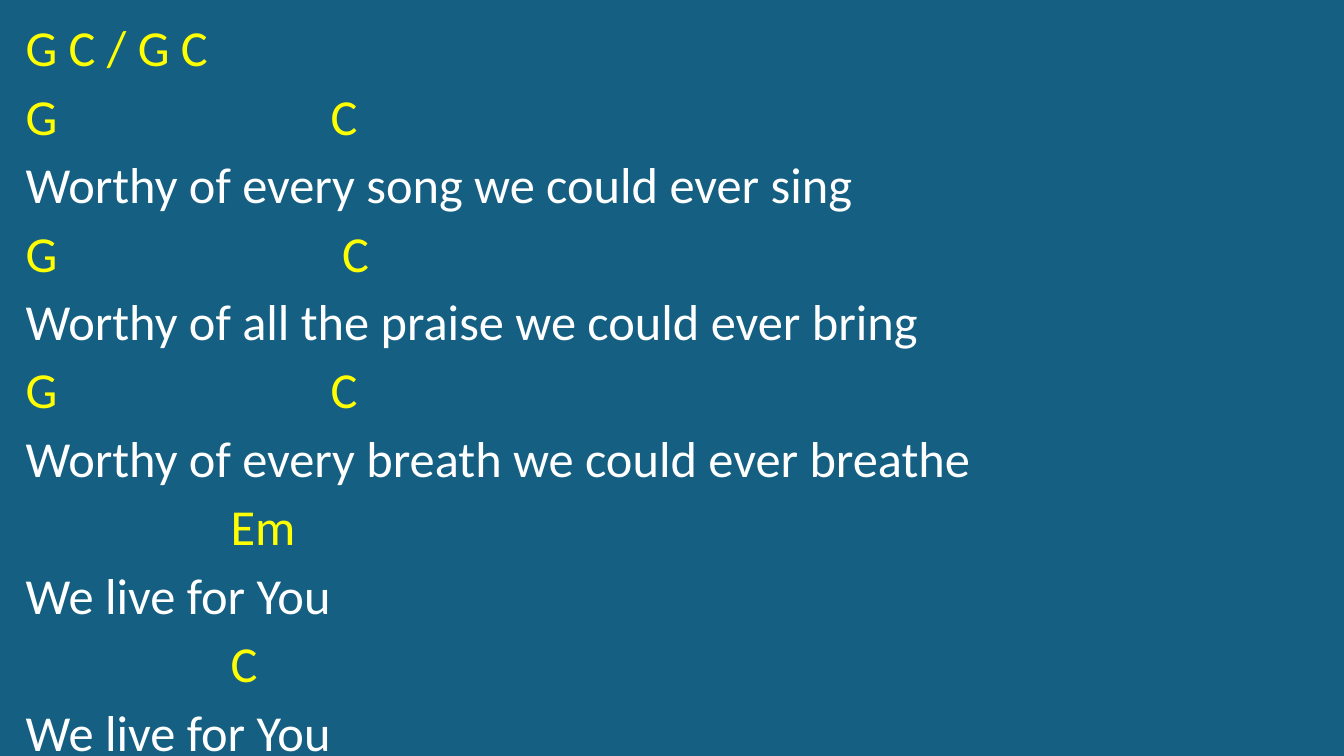
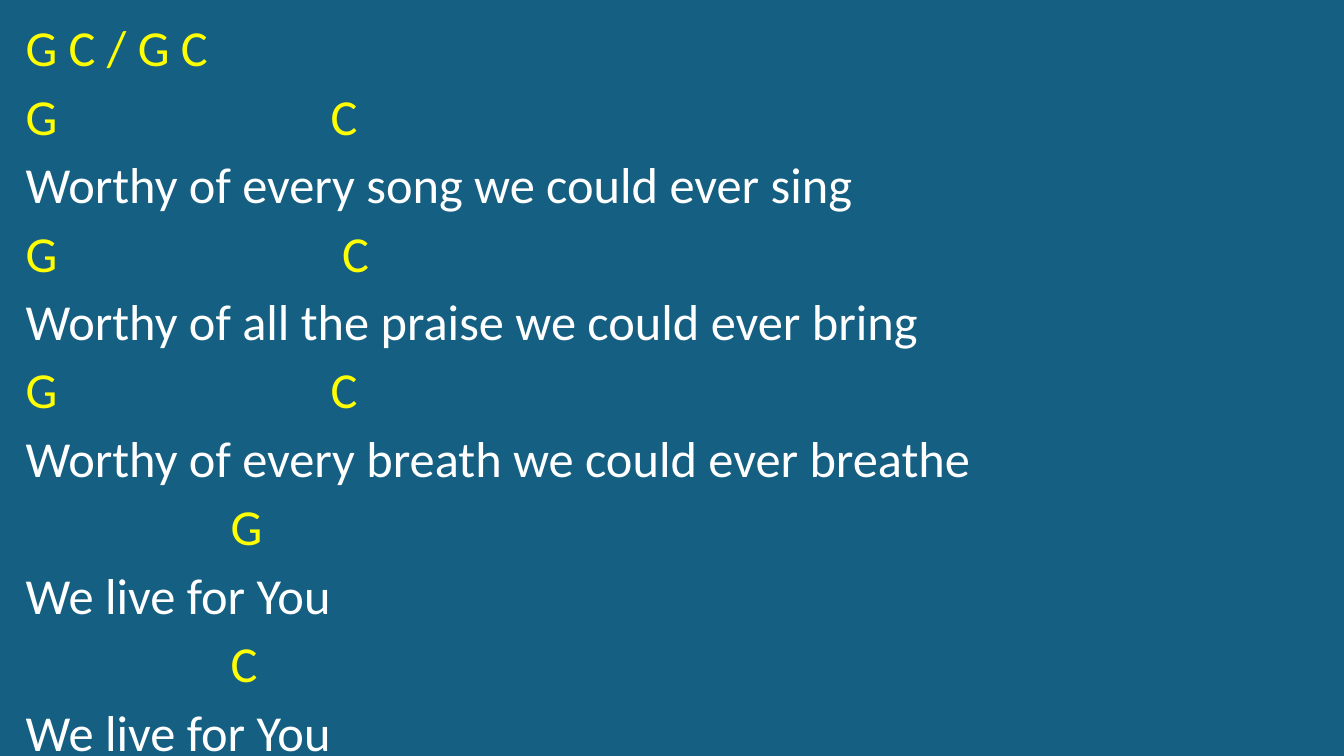
Before and after one commit to kendall412/worship, a slide deck: slide 2 of set/2026-06-21 El Camino Baptist Church-CH.pptx. Drawn at 1344x756 pixels with LibreOffice and Linux fonts; fonts in the diff are those of the drawing. Boxes give left, top, right and bottom in pixels: in the first picture for what was removed or moved away, otherwise in the second. Text is boxed around its words. In the diff, an @@ line names an element or a change of style, - is before the commit and + after.

```diff
--- a/set/2026-06-21 El Camino Baptist Church-CH.pptx
+++ b/set/2026-06-21 El Camino Baptist Church-CH.pptx
@@ subtitle at (231,512,263,546): text changed @@
-Em
+G
```
Also in this commit, not shown: 4 other slides changed, 1 other file.
